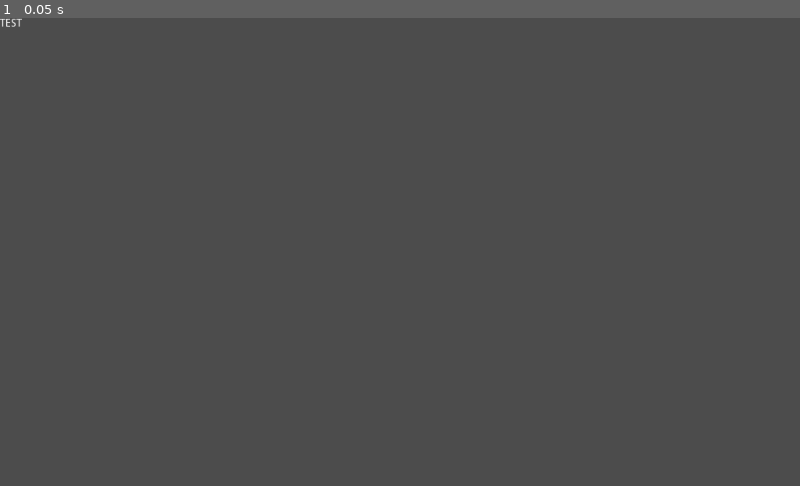
Above: before the commit, frame 1.
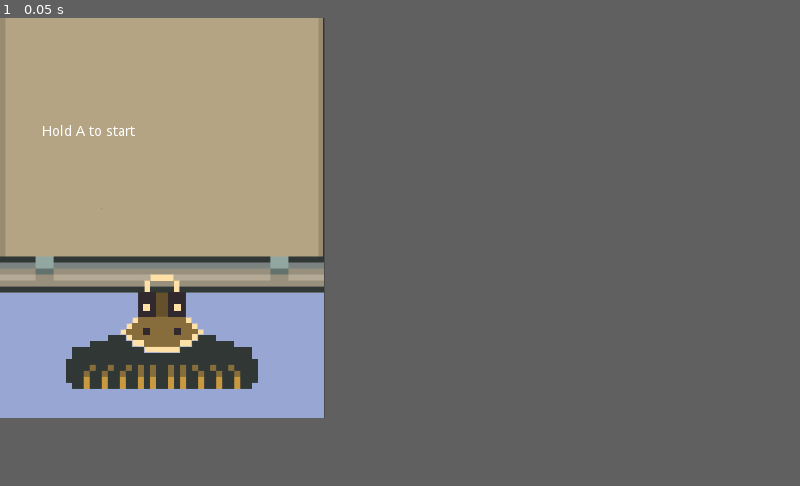
Above: after the commit, the same moment.

Repository: MxHonesty/typewritergame
Game: Godot game, scene res://Scenes/Main.tscn
Same seed, same stepped clock (60 frames per second), same inputs: the game is played once before the commit and once after it.
Inputs:
- Up to frame 1 (0.05 s): no input
In our replay, the window is 800x468 before the commit and 325x400 after it. These sizes can differ from the game's own. Grey fills any space a smaller window leaves; there, only what the larger window draws over its background counts as a difference.

The runs differ from the first frame. In frame 1, 34% of the frame differs, in the area x 0-41%, y 0-86%.

Commit message:
added graphics

Diff:
--- a/Resources/Scripts/InputManager.gd
+++ b/Resources/Scripts/InputManager.gd
@@ -10,6 +10,7 @@
 
 var type
 var clunk
+var finish
 
 # Semnal transmis cand sectiunea curenta a fost terminata
 signal section_over
@@ -19,9 +20,12 @@
 	self.add_child(type)
 	clunk = AudioStreamPlayer.new()
 	self.add_child(clunk)
+	finish = AudioStreamPlayer.new()
+	self.add_child(finish)
 
 	type.stream = load("res://Resources/Art/typewriter.wav")
 	clunk.stream = load("res://Resources/Art/lightclunk1.wav")
+	finish.stream = load("res://Resources/Art/clank1.wav")
 
 func _input(event):
 	# Function that manages input
@@ -34,7 +38,10 @@
 				pressed_character = key_held(pressed_character)
 			if(pressed_character == local_section[local_char]):
 				print(pressed_character)
-				type.play()
+				if(local_char == len(local_section) - 1):
+					finish.play()
+				else:
+					type.play()
 				increment_char()
 
 func increment_char():
--- a/Scenes/Game.gd
+++ b/Scenes/Game.gd
@@ -65,4 +65,5 @@
 
 func _on_InputManager_section_over():
 	# Function called everytime the current section is done.
+	$VisualController/Ref.set_text($TextManager/InputManager.get_local_section())
 	reset_section()
--- /dev/null
+++ b/Scenes/Main.tres
@@ -0,0 +1,10 @@
+[gd_resource type="DynamicFont" load_steps=2 format=2]
+
+[sub_resource type="DynamicFontData" id=1]
+
+[resource]
+resource_local_to_scene = true
+size = 31
+outline_size = 14
+extra_spacing_top = 21
+font_data = SubResource( 1 )
--- a/Scenes/Main.tscn
+++ b/Scenes/Main.tscn
@@ -1,9 +1,12 @@
-[gd_scene load_steps=5 format=2]
+[gd_scene load_steps=8 format=2]
 
 [ext_resource path="res://Resources/Scripts/TextManager.gd" type="Script" id=1]
 [ext_resource path="res://Resources/Scripts/InputManager.gd" type="Script" id=2]
 [ext_resource path="res://Scenes/Timer.gd" type="Script" id=3]
 [ext_resource path="res://Scenes/Game.gd" type="Script" id=4]
+[ext_resource path="res://bg.png" type="Texture" id=5]
+[ext_resource path="res://chestie.png" type="Texture" id=6]
+[ext_resource path="res://Scenes/Ref.gd" type="Script" id=7]
 
 [node name="GameController" type="Node2D"]
 script = ExtResource( 4 )
@@ -20,17 +23,31 @@
 script = ExtResource( 3 )
 
 [node name="VisualController" type="Node2D" parent="."]
+position = Vector2( -1, -200 )
 
-[node name="RichTextLabel" type="RichTextLabel" parent="VisualController"]
-anchor_top = 0.5
-anchor_bottom = 0.5
-margin_right = 500.0
-margin_bottom = 200.0
-meta_underlined = false
-text = "TEST
-"
+[node name="BG" type="Sprite" parent="VisualController"]
+texture = ExtResource( 5 )
+centered = false
+__meta__ = {
+"_edit_lock_": true
+}
+
+[node name="Sprite" type="Sprite" parent="VisualController"]
+texture = ExtResource( 6 )
+centered = false
+
+[node name="Ref" type="RichTextLabel" parent="VisualController"]
+anchor_right = 0.753
+margin_left = 43.0
+margin_top = 307.406
+margin_right = 307.0
+margin_bottom = 391.406
+bbcode_enabled = true
+bbcode_text = "Hold A to start "
+text = "Hold A to start "
 fit_content_height = true
 scroll_active = false
+script = ExtResource( 7 )
 __meta__ = {
 "_edit_use_anchors_": false
 }
--- /dev/null
+++ b/Scenes/Ref.gd
@@ -0,0 +1,15 @@
+extends RichTextLabel
+
+
+# Declare member variables here. Examples:
+# var a = 2
+# var b = "text"
+
+
+# Called when the node enters the scene tree for the first time.
+func _ready():
+	pass # Replace with function body.
+
+
+func set_text(new_text):
+	text = new_text
--- a/project.godot
+++ b/project.godot
@@ -19,6 +19,11 @@
 run/main_scene="res://Scenes/Main.tscn"
 config/icon="res://icon.png"
 
+[display]
+
+window/size/width=325
+window/size/height=400
+
 [editor_plugins]
 
 enabled=PoolStringArray( "gut" )
Binary file added: bg.png
Not shown, added: bg.png.import
Binary file added: chestie.png
Not shown, added: chestie.png.import
